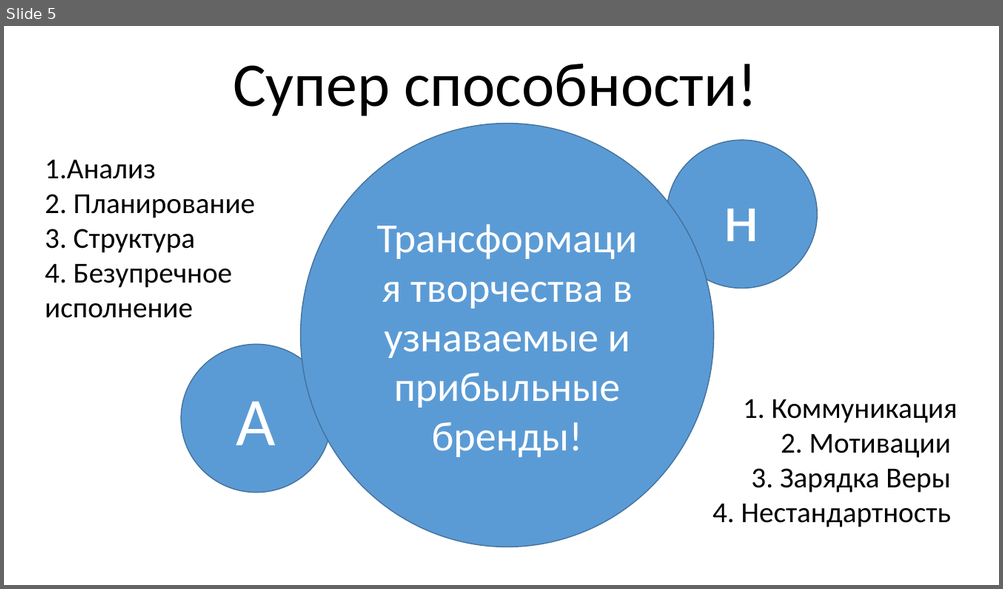
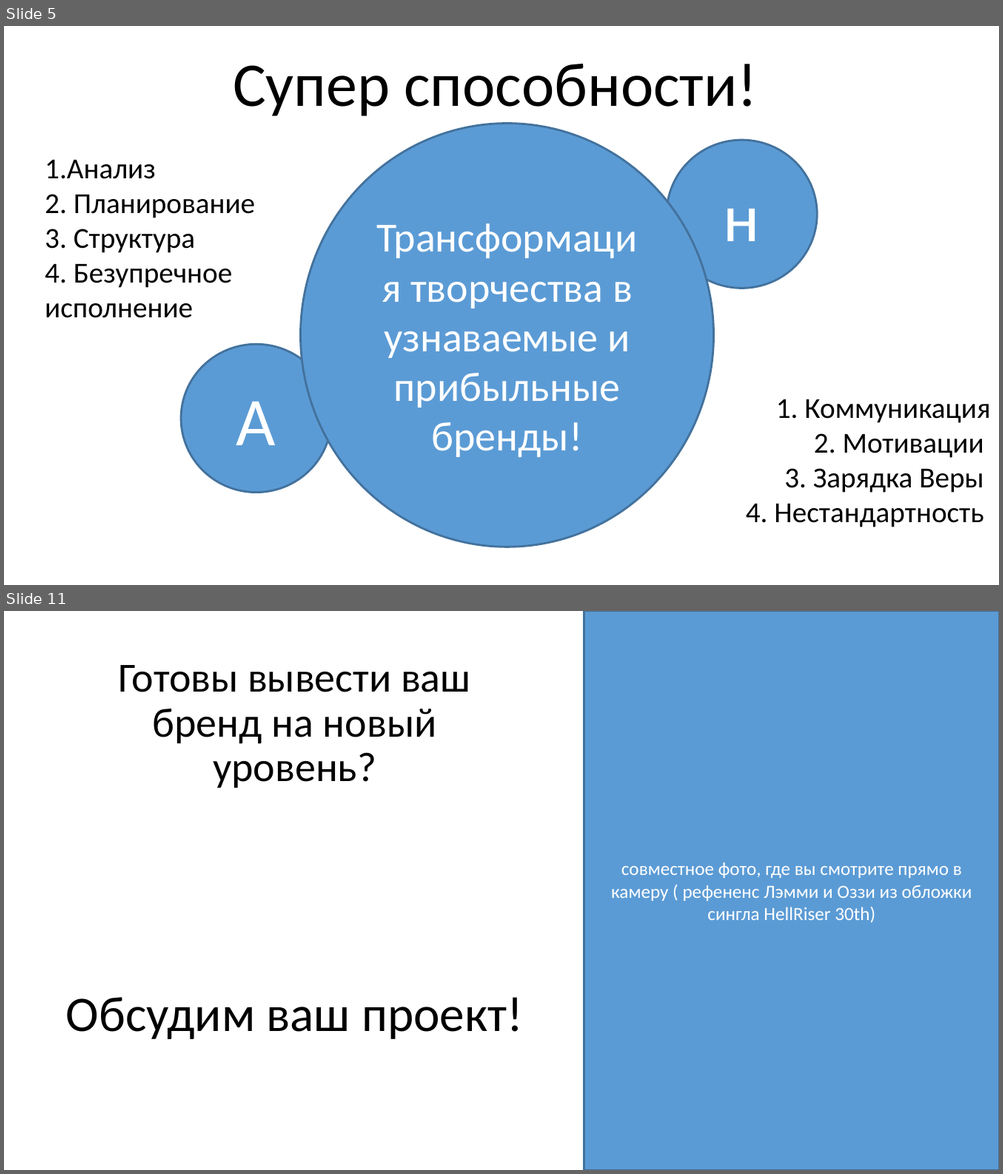
Before and after one commit to FeoFany/Garmony-of-Chaos, a slide deck: Docs/1. Презитанция.pptx. Shown one above the other, each under a label of ours: slide 5 before the commit, slides 5 and 11 after it; the slides between them are not shown. The pictures are 1003x589 and 1003x1174 pixels, drawn with LibreOffice and Linux fonts; fonts in the diff are those of the drawing. Boxes give left, top, right and bottom in pixels: in the first picture for what was removed or moved away, otherwise in the second. Text is boxed around its words. In the diff, an @@ line names an element or a change of style, - is before the commit and + after.

Commit message:
Черновик презинтации. Готовый.

```diff
--- a/Docs/1. Презитанция.pptx
+++ b/Docs/1. Презитанция.pptx
@@ slide 11 added at (4, 611, 999, 1170), background #FFFFFF @@
@@ rectangle added at (583, 611, 999, 1170), fill #5B9BD5, outline #43739E 2 pt, 18 pt, text #FFFFFF @@
+совместное фото, где вы смотрите прямо в камеру ( рефененс Лэмми и Оззи из обложки сингла HellRiser 30th)
@@ text added at (119, 665, 470, 788), 40 pt, text #000000 @@
+Готовы вывести ваш бренд на новый уровень?
@@ text added at (66, 997, 523, 1039), 48 pt, text #000000 @@
+Обсудим ваш проект!
@@ slide 5 changed as well @@
@@ outline #43739E 1 pt to #43739E 2 pt in 3 elements at (181, 345, 332, 493), (666, 140, 817, 289), (300, 124, 714, 548) @@
@@ text "1. Коммуникация": place and size @@
-text "1. Коммуникация" at (712, 399, 957, 528)
+text "1. Коммуникация" at (745, 399, 990, 528)
```
Also in this commit, not shown: 4 other slides changed, 6 other slides added, 7 slides removed.
